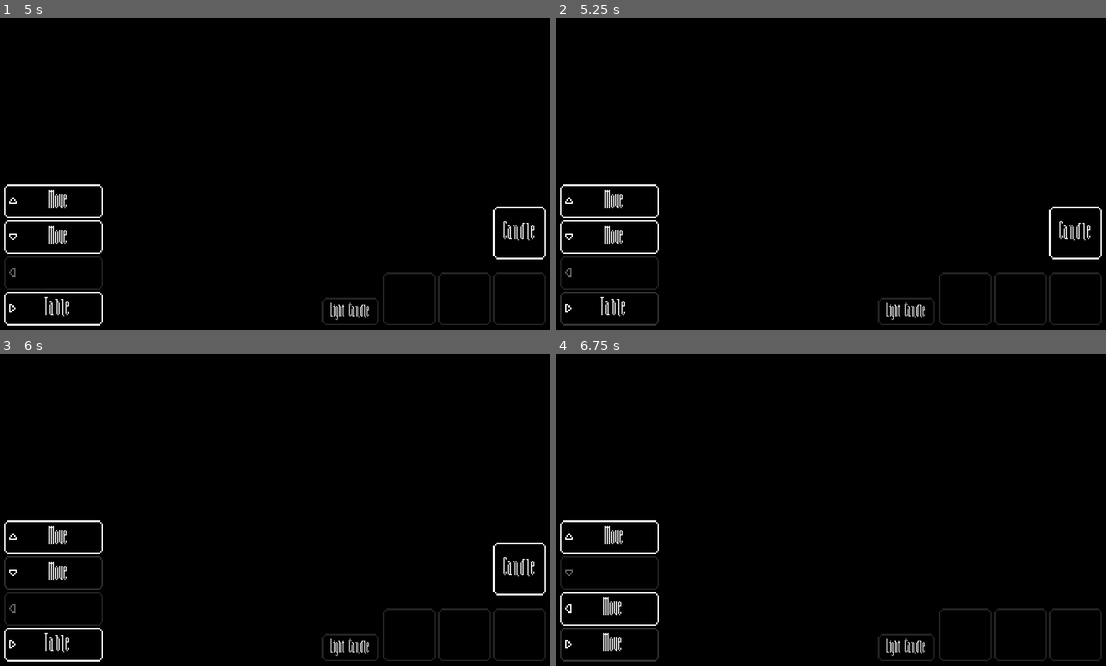
Above: before the commit, frames 1-4 (two rows, left to right).
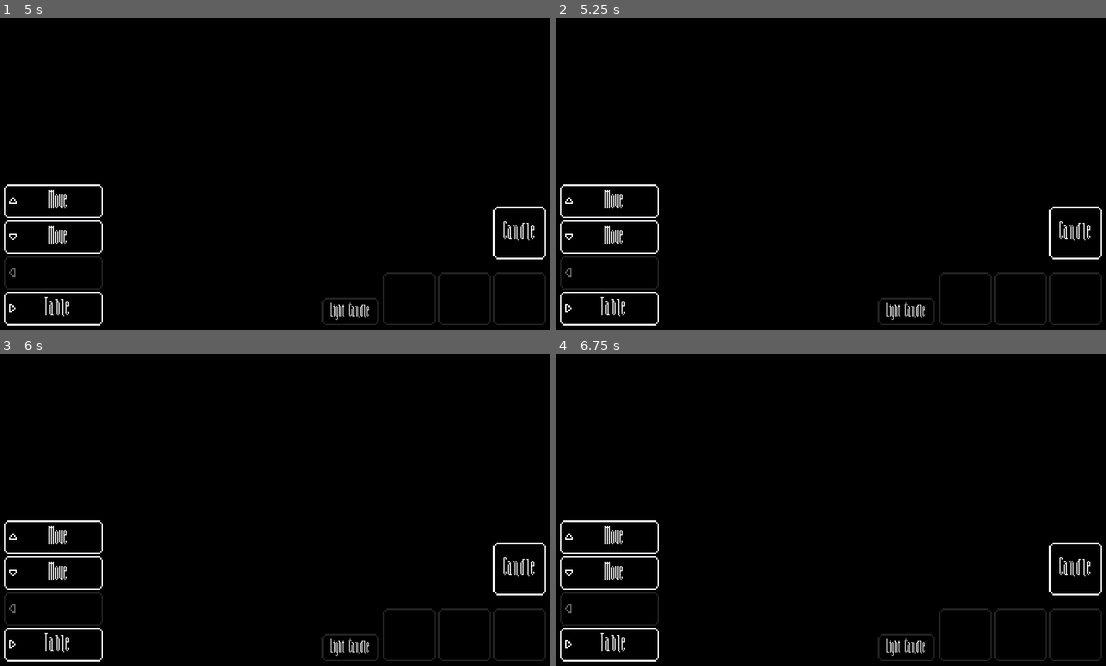
Above: after the commit, the same moments.

Repository: Demindiro/you-are-alone
Game: Godot game, scene res://main_menu.tscn
The game is run twice, just before and just after one commit, with the same random seed, the same clock (stepped at 60 frames per second) and the same inputs. The project has no main scene, so this scene is started directly.
Inputs:
- Up to frame 1 (5 s): click "Play" at 0.5 s; click "Move" at 1.25 s; click "Move" at 2 s; click "Table" at 2.75 s; click "Candle" at 3.5 s; click "Candle" at 4.25 s
- Up to frame 2 (5.25 s): tap Enter at 5 s; hold Right (move_right) from 5.03 s (still down)
- Up to frame 3 (6 s): tap Space at 5.75 s; release Right (move_right) at 5.78 s; hold Down (move_down) from 5.78 s (still down)
- Up to frame 4 (6.75 s): tap Enter at 6.5 s; release Down (move_down) at 6.53 s; hold Right (move_right) from 6.53 s (still down)

Frame 1 is identical in both runs. In frame 2, 0.2% of the frame differs, in the area x 0-19%, y 87-99%; in frame 3, 0.2%; in frame 4, 1.4%, in the area x 0-100%, y 60-99%.

Commit message:
Remove movement shortcuts
They can be triggered when the game has already ended and I can't be
bothered fixing that properly

Diff:
--- a/ui/ui.tscn
+++ b/ui/ui.tscn
@@ -9,30 +9,6 @@
 [ext_resource path="res://ui/arrow_left-x3.png" type="Texture" id=7]
 [ext_resource path="res://ui/game_over.tscn" type="PackedScene" id=8]
 [ext_resource path="res://ui/game_won.tscn" type="PackedScene" id=10]
-
-[sub_resource type="InputEventAction" id=1]
-action = "move_up"
-
-[sub_resource type="ShortCut" id=2]
-shortcut = SubResource( 1 )
-
-[sub_resource type="InputEventAction" id=3]
-action = "move_down"
-
-[sub_resource type="ShortCut" id=4]
-shortcut = SubResource( 3 )
-
-[sub_resource type="InputEventAction" id=5]
-action = "move_left"
-
-[sub_resource type="ShortCut" id=6]
-shortcut = SubResource( 5 )
-
-[sub_resource type="InputEventAction" id=7]
-action = "move_right"
-
-[sub_resource type="ShortCut" id=8]
-shortcut = SubResource( 7 )
 
 [sub_resource type="DynamicFont" id=9]
 size = 48
@@ -85,7 +61,6 @@
 mouse_default_cursor_shape = 2
 shortcut_in_tooltip = false
 enabled_focus_mode = 0
-shortcut = SubResource( 2 )
 text = "Move"
 icon = ExtResource( 2 )
 __meta__ = {
@@ -100,7 +75,6 @@
 mouse_default_cursor_shape = 2
 shortcut_in_tooltip = false
 enabled_focus_mode = 0
-shortcut = SubResource( 4 )
 text = "Move"
 icon = ExtResource( 4 )
 __meta__ = {
@@ -115,7 +89,6 @@
 mouse_default_cursor_shape = 2
 shortcut_in_tooltip = false
 enabled_focus_mode = 0
-shortcut = SubResource( 6 )
 text = "Move"
 icon = ExtResource( 7 )
 __meta__ = {
@@ -130,7 +103,6 @@
 mouse_default_cursor_shape = 2
 shortcut_in_tooltip = false
 enabled_focus_mode = 0
-shortcut = SubResource( 8 )
 text = "Move"
 icon = ExtResource( 6 )
 __meta__ = {
Not shown: 1 places in ui/ui.tscn that only renumber resources
